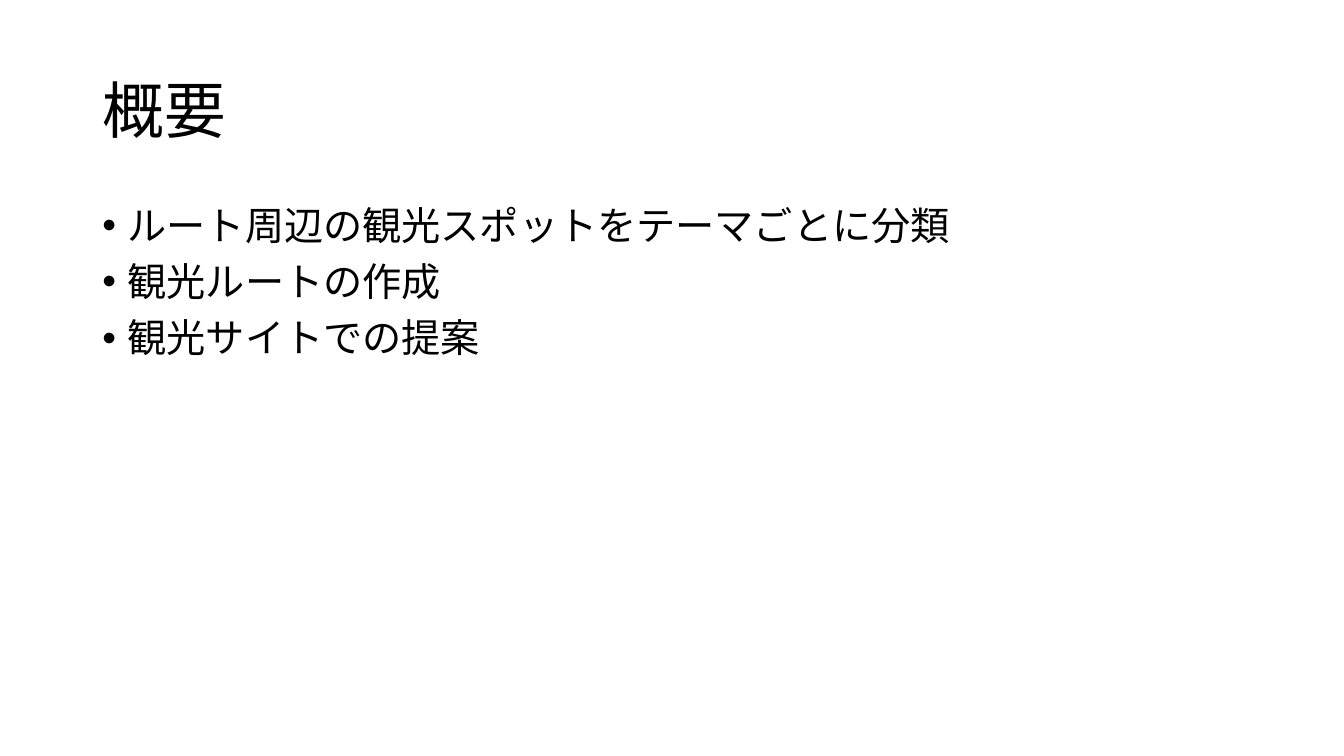
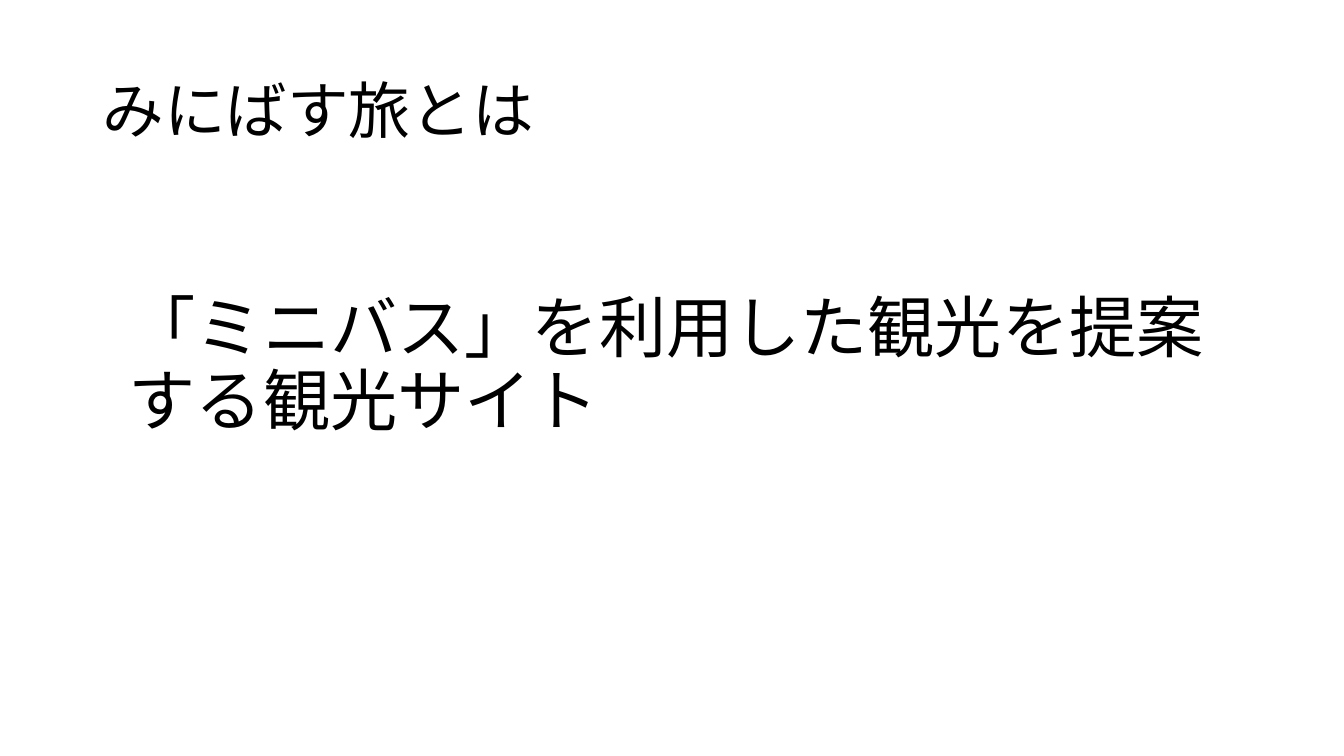
Before and after one commit to sfdn-class/HinoMiniBus, a slide deck: slide 2 of design/powerpoint/ミニバス旅.pptx (slide 3 before the commit). Drawn at 1344x756 pixels with LibreOffice and Linux fonts; fonts in the diff are those of the drawing. Boxes give left, top, right and bottom in pixels: in the first picture for what was removed or moved away, otherwise in the second. Text is boxed around its words. In the diff, an @@ line names an element or a change of style, - is before the commit and + after.

```diff
--- a/design/powerpoint/ミニバス旅.pptx
+++ b/design/powerpoint/ミニバス旅.pptx
@@ title at [102, 81, 533, 138]: text changed @@
-概要
+みにばす旅とは
@@ text removed at [128, 206, 950, 355] @@
-• ルート周辺の観光スポットをテーマごとに分類
-• 観光ルートの作成
-• 観光サイトでの提案
@@ text added at [129, 295, 1204, 431], 48 pt, text #000000 @@
+「ミニバス」を利用した観光を提案する観光サイト
```
Also in this commit, not shown: 5 other slides changed, 2 slides added, 3 slides removed, 1 other file.
